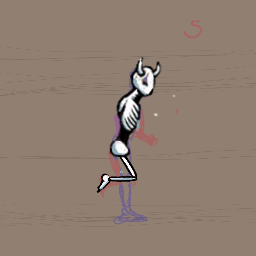
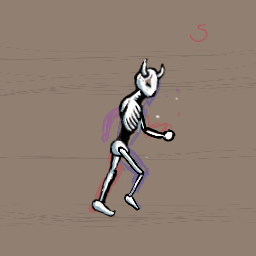
Layer changes from the first 256x256 image to the second:
painted on "Fondo" over left=88, top=19, right=208, bottom=225
